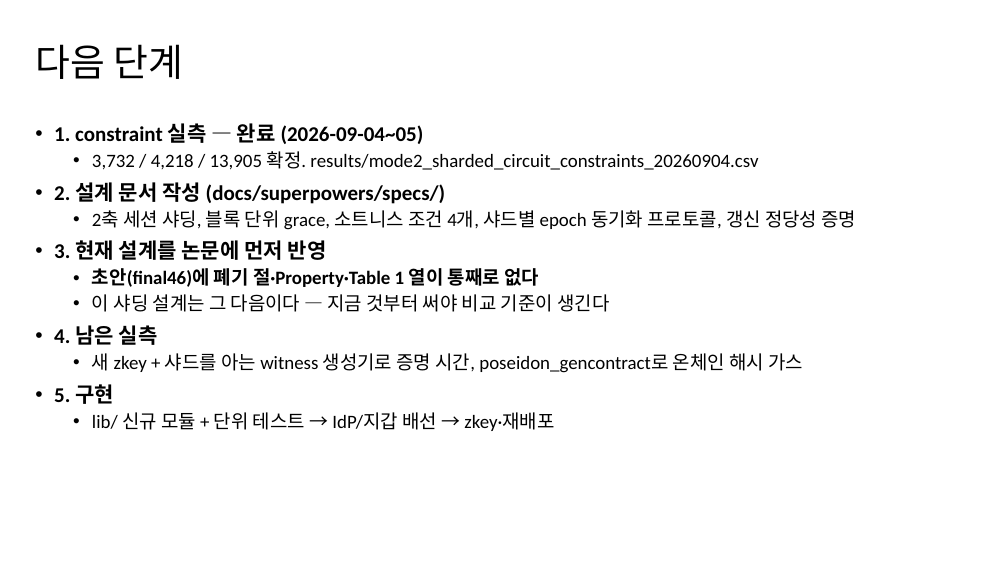
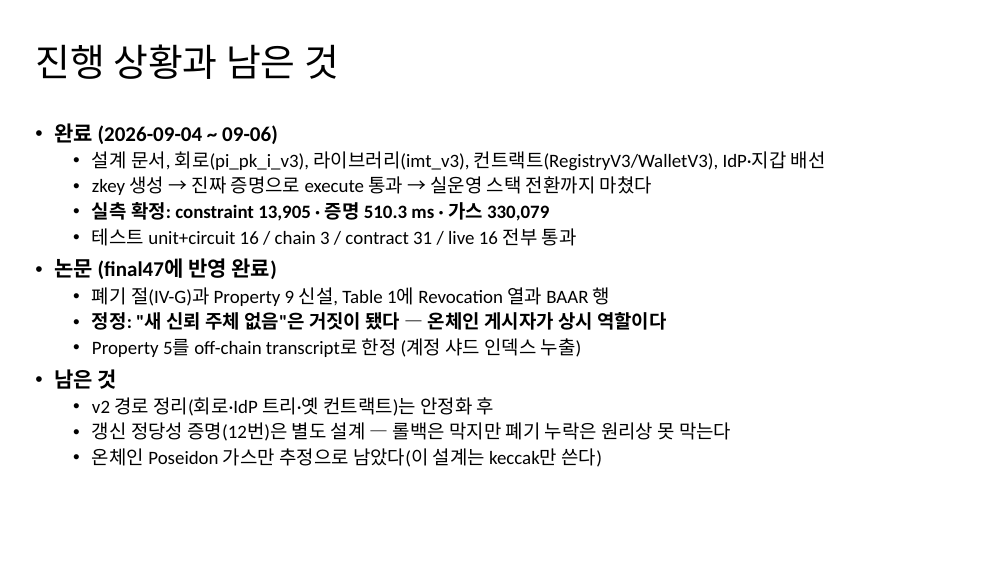
Before and after one commit to mhjung93/google-oidc-demo, a slide deck: slide 18 of documents/260904_revocation_sharding.pptx. Drawn at 1008x567 pixels with LibreOffice and Linux fonts; fonts in the diff are those of the drawing; background and template pictures are left out. Boxes give left, top, right and bottom in pixels: in the first picture for what was removed or moved away, otherwise in the second. Text is boxed around its words. In the diff, an @@ line names an element or a change of style, - is before the commit and + after.

```diff
--- a/documents/260904_revocation_sharding.pptx
+++ b/documents/260904_revocation_sharding.pptx
@@ title at (35,44,339,79): text changed @@
-다음 단계
+진행 상황과 남은 것
@@ text at (54,123,826,467): text changed @@
-• 1. constraint 실측 — 완료 (2026-09-04~05)
-  • 3,732 / 4,218 / 13,905 확정. results/mode2_sharded_circuit_constraints_20260904.csv
-• 2. 설계 문서 작성 (docs/superpowers/specs/)
-  • 2축 세션 샤딩, 블록 단위 grace, 소트니스 조건 4개, 샤드별 epoch 동기화 프로토콜, 갱신 정당성 증명
-• 3. 현재 설계를 논문에 먼저 반영
-  • 초안(final46)에 폐기 절·Property·Table 1 열이 통째로 없다
-  • 이 샤딩 설계는 그 다음이다 — 지금 것부터 써야 비교 기준이 생긴다
-• 4. 남은 실측
-  • 새 zkey + 샤드를 아는 witness 생성기로 증명 시간, poseidon_gencontract로 온체인 해시 가스
-• 5. 구현
-  • lib/ 신규 모듈 + 단위 테스트 → IdP/지갑 배선 → zkey·재배포
+• 완료 (2026-09-04 ~ 09-06)
+  • 설계 문서, 회로(pi_pk_i_v3), 라이브러리(imt_v3), 컨트랙트(RegistryV3/WalletV3), IdP·지갑 배선
+  • zkey 생성 → 진짜 증명으로 execute 통과 → 실운영 스택 전환까지 마쳤다
+  • 실측 확정: constraint 13,905 · 증명 510.3 ms · 가스 330,079
+  • 테스트 unit+circuit 16 / chain 3 / contract 31 / live 16 전부 통과
+• 논문 (final47에 반영 완료)
+  • 폐기 절(IV-G)과 Property 9 신설, Table 1에 Revocation 열과 BAAR 행
+  • 정정: "새 신뢰 주체 없음"은 거짓이 됐다 — 온체인 게시자가 상시 역할이다
+  • Property 5를 off-chain transcript로 한정 (계정 샤드 인덱스 누출)
+• 남은 것
+  • v2 경로 정리(회로·IdP 트리·옛 컨트랙트)는 안정화 후
+  • 갱신 정당성 증명(12번)은 별도 설계 — 롤백은 막지만 폐기 누락은 원리상 못 막는다
+  • 온체인 Poseidon 가스만 추정으로 남았다(이 설계는 keccak만 쓴다)
```
Also in this commit, not shown: 4 other slides changed, 3 other files.
